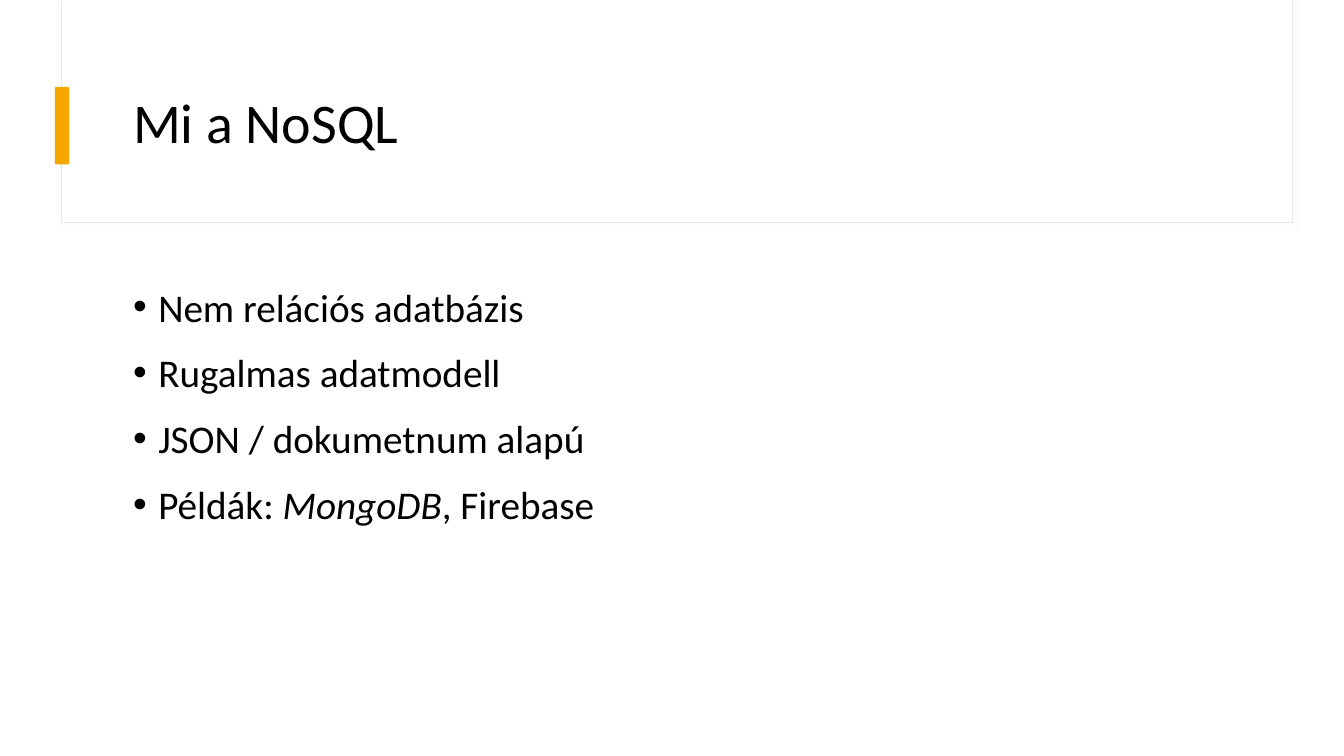
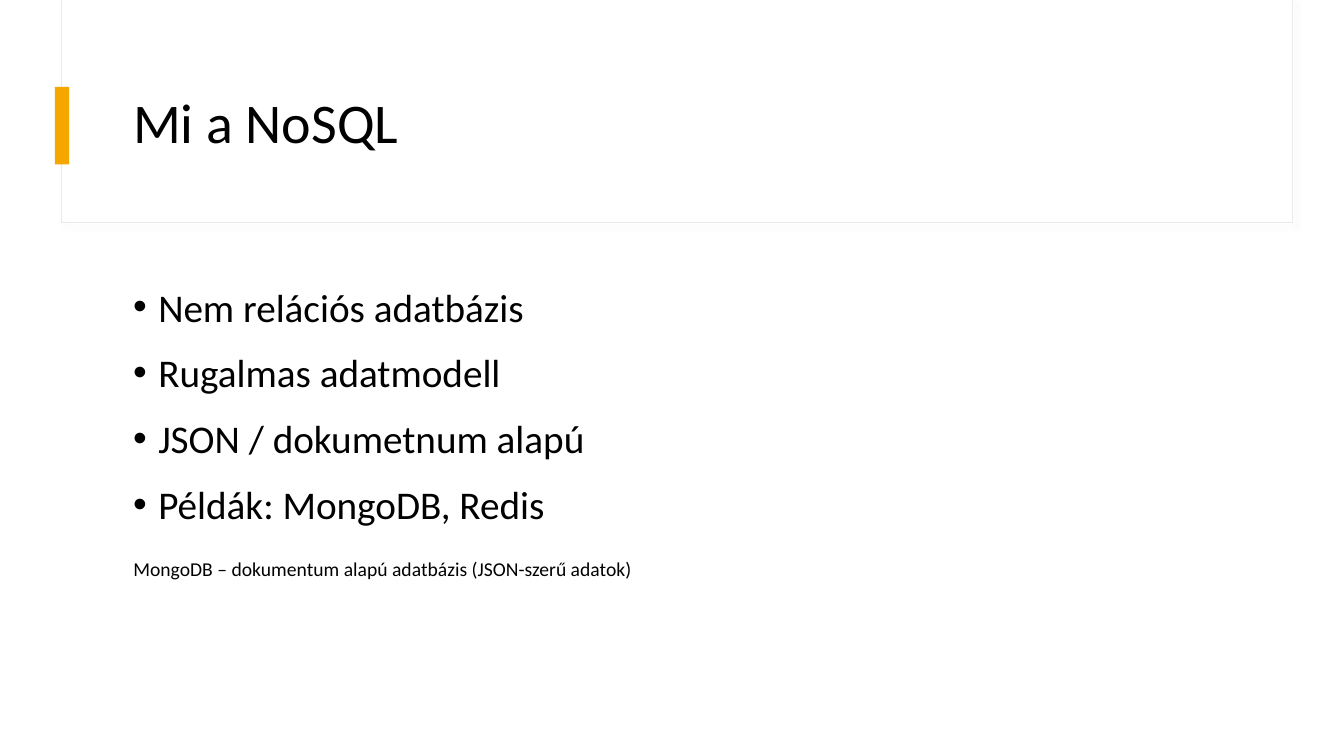
Before and after one commit to LukaPollo/NoSQL-Sql-ElasticSearch-IKT, a slide deck: slide 4 of presentation/IKT NoSql Sql Elastic Search.pptx. Drawn at 1344x756 pixels with LibreOffice and Linux fonts; fonts in the diff are those of the drawing. Boxes give left, top, right and bottom in pixels: in the first picture for what was removed or moved away, otherwise in the second. Text is boxed around its words. In the diff, an @@ line names an element or a change of style, - is before the commit and + after.

```diff
--- a/presentation/IKT NoSql Sql Elastic Search.pptx
+++ b/presentation/IKT NoSql Sql Elastic Search.pptx
@@ text at [158, 491, 544, 526]: text changed @@
-• Példák: MongoDB, Firebase
+• Példák: MongoDB, Redis
@@ text added at [133, 562, 632, 580], 14 pt, text #000000 @@
+MongoDB – dokumentum alapú adatbázis (JSON-szerű adatok)
```
Also in this commit, not shown: 3 other slides changed, 2 slides added.
